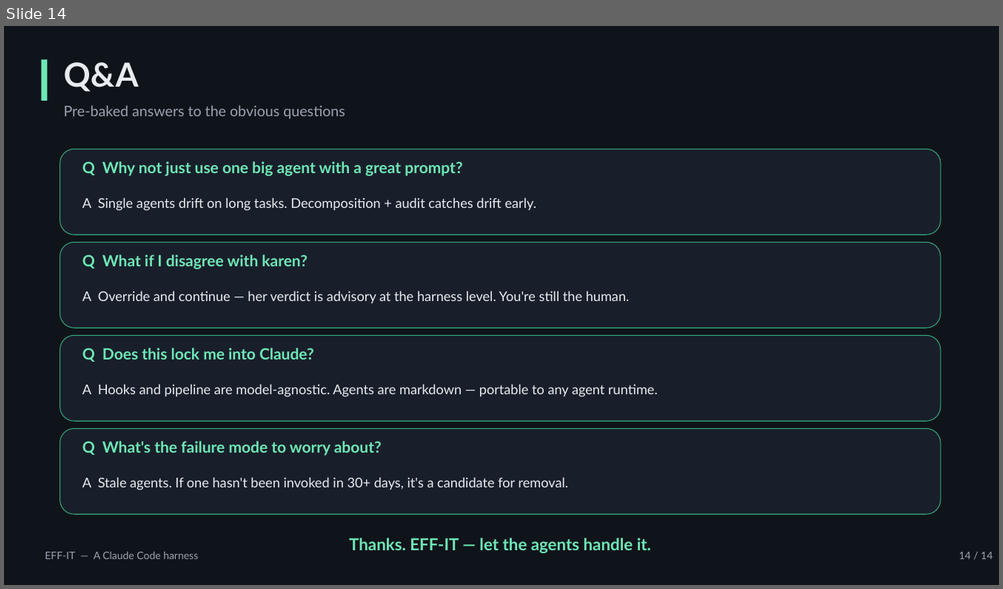
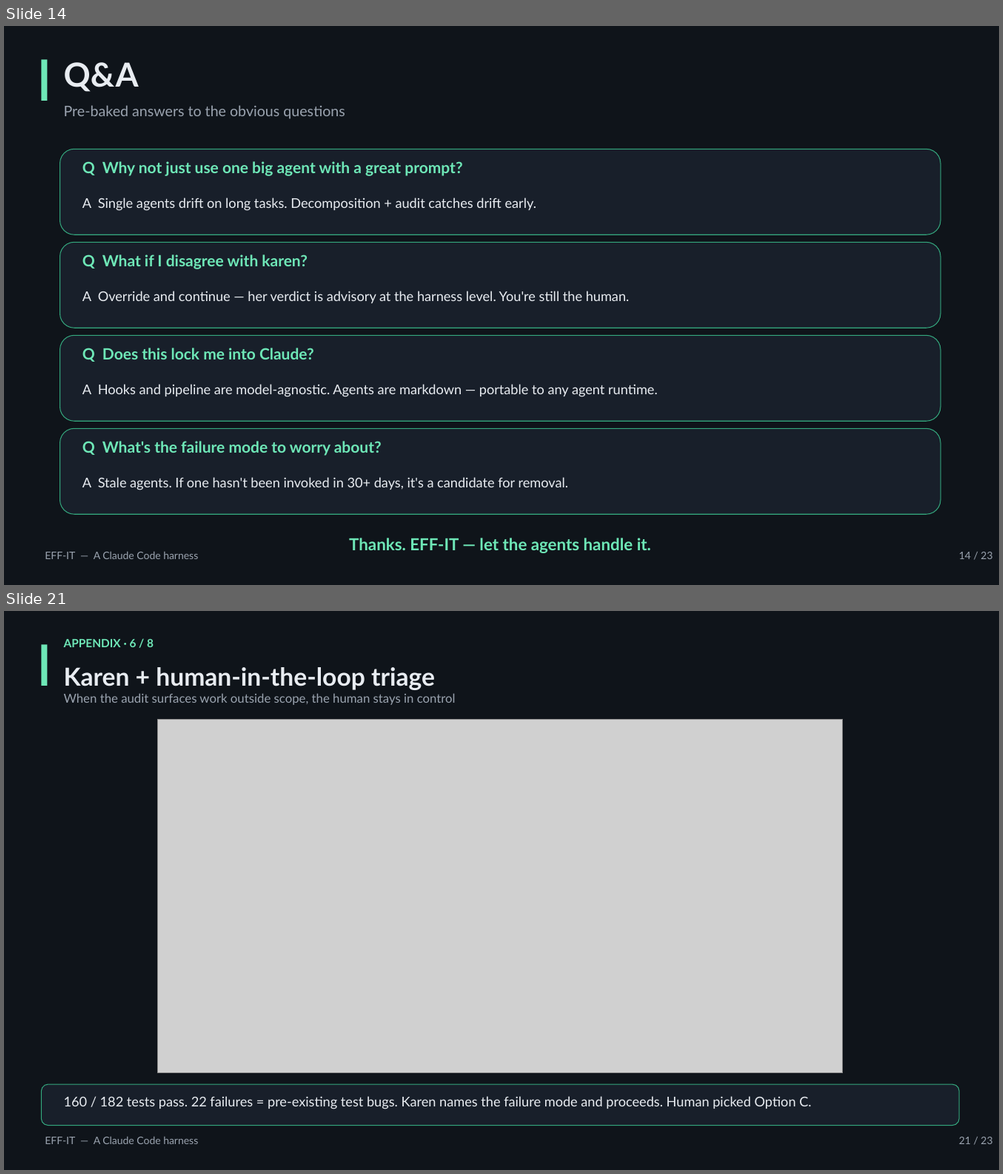
Before and after one commit to THISBROJJ/EFF-IT, a slide deck: docs/EFF-IT.pptx. Shown one above the other, each under a label of ours: slide 14 before the commit, slides 14 and 21 after it; the slides between them are not shown. The pictures are 1003x589 and 1003x1174 pixels, drawn with LibreOffice and Linux fonts; fonts in the diff are those of the drawing; grey boxes stand for pictures. Boxes give left, top, right and bottom in pixels: in the first picture for what was removed or moved away, otherwise in the second. Text is boxed around its words. In the diff, an @@ line names an element or a change of style, - is before the commit and + after.

Commit message:
docs: add case-study appendix to presentation deck
Nine new slides (one divider + eight case-study slides) walking the
30m 13s /run that built webhooksig — invocation, interrogation, spec,
security concerns, architecture, parallel coders + advisor, karen
triage, final scoreboard, and the JSONL audit trail.

build_deck.py gains prep_image() and find_screenshot() helpers that
downscale source PNGs from pptx_refs/ into docs/assets/case-study/ as
quality-85 JPEGs. Source filenames contain U+202F (narrow no-break
space) before AM, so lookup uses glob rather than literal path.

add_picture_fit() preserves aspect ratio and centers each shot inside
its bounding box. Final deck weighs ~1.4 MB.

```diff
--- a/docs/EFF-IT.pptx
+++ b/docs/EFF-IT.pptx
@@ slide 21 added at box(4, 611, 999, 1170), background #FFFFFF @@
@@ rectangle added at box(4, 611, 999, 1170), fill #0F141A @@
@@ rectangle added at box(41, 644, 47, 686), fill #6EE7B7 @@
@@ text added at box(64, 639, 153, 647), 11 pt, text #6EE7B7, bold @@
+APPENDIX · 6 / 8
@@ text added at box(64, 667, 435, 690), 24 pt, text #E8ECF1, bold @@
+Karen + human-in-the-loop triage
@@ text added at box(64, 693, 455, 705), 12 pt, text #9AA3AF @@
+When the audit surfaces work outside scope, the human stays in control
@@ picture added at box(158, 719, 842, 1073) @@
@@ rounded rectangle added at box(41, 1085, 959, 1126), fill #181F2A, outline #34A87E 0.75 pt @@
@@ text added at box(64, 1096, 811, 1110), 13 pt, text #E8ECF1 @@
+160 / 182 tests pass. 22 failures = pre-existing test bugs. Karen names the failure mode and proceeds. Human picked Option C.
@@ text added at box(45, 1136, 198, 1145), 10 pt, text #9AA3AF @@
+EFF-IT — A Claude Code harness
@@ text added at box(959, 1137, 992, 1145), 10 pt, text #9AA3AF @@
+21 / 23
@@ slide 14 changed as well @@
@@ text at box(959, 552, 992, 560): text changed @@
-14 / 14
+14 / 23
```
Also in this commit, not shown: 12 other slides changed, 8 other slides added, 14 other files.
